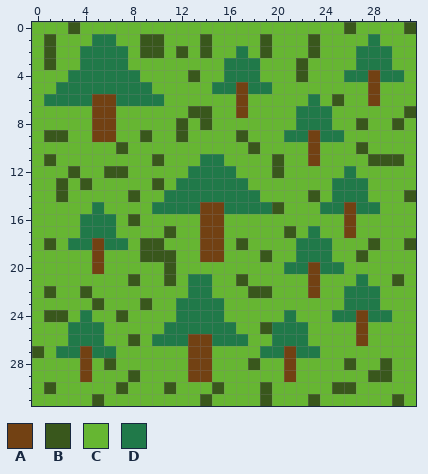
File history of a pixel-art sprite, Ressources/tree.png. Above: the version before the commit.
The file is 32x32 pixels.
Palette (. is transparent): A #724113  B #39571c  C #66b632  D #207949
After the commit:
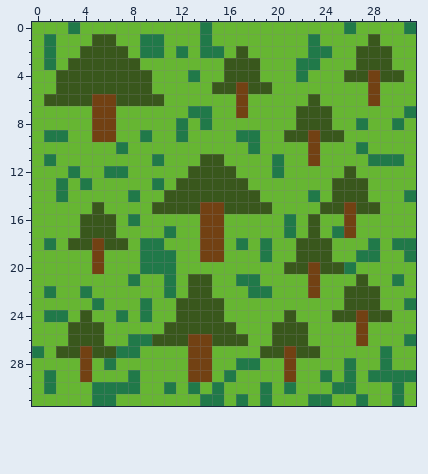
From old to new:
@@ palette @@
-B #39571c
+B #207949
-D #207949
+D #39571c
@@ x 0..31 @@
- 0 CCCBCCCCCCCCCCCCCCCCCCCCCCBCCCCB
- 1 CBCCCDDCCBBCCCBCCCCBCCCBCCCCDCCC
- 2 CBCCDDDDCBBCBCBCCDCBCCCBCCCDDDCC
- 3 CBCCDDDDCCCCCCCCDDDCCCBCCCCDDDCC
- 4 CCCDDDDDDCCCCBCCDDDCCCBCCCDDADDC
+ 0 CCCBCCCCCCCCCCBCCCCCCCCCCCBCCCCB
+ 1 CBCCCDDCCBBCCCBCCCCCCCCBCCCCDCCC
+ 2 CBCCDDDDCBBCBCBBCDCCCCCBBCCDDDCC
+ 3 CBCDDDDDDCCCCCCCDDDCCCBBCCCDDDCC
+ 4 CCDDDDDDDDCCCBCCDDDCCCBCCCDDADDC
  5 CCDDDDDDDDCCCCCDDADDCCCCCCCCACCC
- 6 CDDDDAADDDDCCCCCCACCCCCDCBCCACCC
+ 6 CDDDDAADDDDCCCCCCACCCCCDCCCCACCC
  7 CCCCCAACCCCCCBBCCACCCCDDDCCCCCCB
  8 CCCCCAACCCCCBCBCCCCCCCDDDCCBCCBC
- 9 CBBCCAACCBCCBCCCCBCCCDDADDCCCCCC
+ 9 CBBCCAACCBCCBCCCCBBCCDDADDCCCCCC
 10 CCCCCCCBCCCCCCCCCCBCCCCACCCBCCCC
@@ x 0..31 @@
 14 CCBCCCCCBCCDDDDDDDDCCCCBCDDDCCCB
-15 CCCCCDCCCCDDDDAADDDDBCCCDDADDCCC
-16 CCCCDDDCBCCCCCAACCCCCCCCCCACCCCC
-17 CCCCDDDCCCCBCCAACCCCCBCDCCACCCCC
-18 CBCDDADDCBBCCCAACBCCCCDDDCCCBCCB
-19 CCCCCACCCBBBCCAACCCBCCDDDCCBCCCC
-20 CCCCCACCCCCBCCCCCCCCCDDADDCCCCCC
-21 CCCCCCCCBCCBCDDCCBCCCCCACCCDCCBC
-22 CBCCBCCCCCCCCDDCCCBBCCCACCDDDCCC
-23 CCCCCBCCCBCCDDDDCCCCCCCCCCDDDCCC
-24 CBBCDCCBCCCCDDDDCCCCCDCCCDDADDCC
-25 CCCDDDCCCCCDDDDDDCCBDDDCCCCACCCC
-26 CCCDDDCCBCDDDAADDDCCDDDCCCCACCCC
-27 BCDDADDCCCCCCAACCCCDDADDCCCCCCCC
-28 CCCCACBCCCCCCAACCCBCCACCCCBCCBCC
-29 CCCCACCCBCCCCAACCCCCCACCCCCCBBCC
-30 CBCCCCCBCCCBCCCBCCCBCCCCCBBCCCCC
-31 CCCCCBCCCCCCCCBCCCCBCCCBCCCCCCBC
+15 CCCCCDCCCCDDDDAADDDDCCCCDDADDCCC
+16 CCCCDDDCBCCCCCAACCCCCBCDCCACCCCC
+17 CCCCDDDCCCCBCCAACCCCCBCDCBACCCCC
+18 CBCDDADDCBBCCCAACBCBCCDDDCCCBCBB
+19 CCCCCACCCBBBCCAACCCBCCDDDCCBBCCB
+20 CCCCCACCCBBBCCCCCCCCCDDADDBCCCCC
+21 CCCCCCCCBCCBCDDCCBBCCCCACCCDCCBC
+22 CBCCBCCCCCCBCDDCCCBBCCCACCDDDCCC
+23 CCCCCBCCCBCCDDDDCCCCCCCCCCDDDCCB
+24 CBBCDCCBCBCCDDDDCCCCCDCCCDDADDCC
+25 CCCDDDCCCCCDDDDDDCCCDDDCCCCACCCC
+26 CCCDDDCCBBDDDAADDDCCDDDCCCCACCCB
+27 BCDDADDBBCCCCAACCCCDDADDCCCCCBCC
+28 CCCCACBCCCCCCAACCBBCCACCCCBCCBCC
+29 CBCCACCCBCCCCAACBCCCCACCBCBCBBBB
+30 CBCCCBBBBCCBCBCBCCCBCBCCCBBCCCBC
+31 CCCCCBBCCCCCCCBBCBCBCCCBBCCBCCBC
Pixel boxes of the changes (left, top, right, bottom) in both pictures:
changed: (32, 22, 416, 406)
